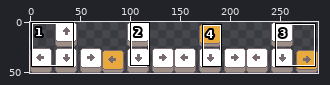
One commit to this sprite sheet: assets/spritesheets/keys1.gif. Above, an overview of the earlier version with the close-up marked.
Close-up. Before the edit:
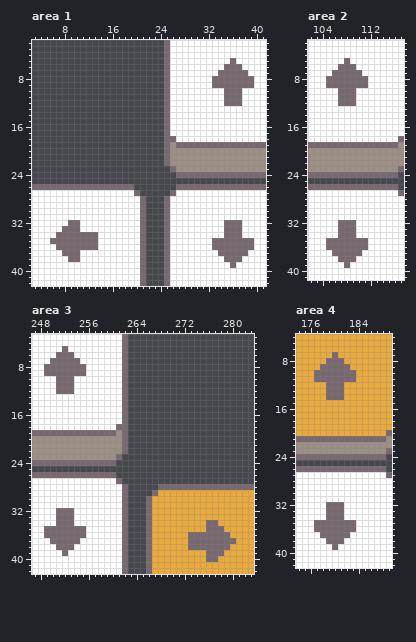
The file is 576x102 pixels, drawn in blocks of 2x2; one block is one cell here. Shown: area 1: x 3..41, y 2..42; area 2: x 102..117, y 2..41; area 3: x 247..283, y 3..42; area 4: x 174..189, y 4..42. The commit also changed other parts of the picture, which this record leaves out.
After the commit:
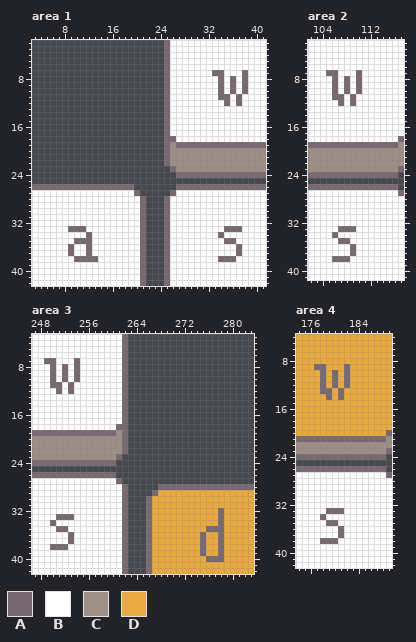
Palette (. is transparent): A #78686f  B #ffffff  C #9e8f86  D #e8aa3f
Diff:
Changed rows in their new state; - is an unchanged pixel.
Area 1:
first column x 33:
 5 ---B---
 6 --BBB--
 7 A-BBB--
 8 B-B-B-B
 9 B-B-B-B
10 -AB-BA-
11 -A-B---
12 ---B---
first column x 6:
32 ---BB------------------------BBB--
33 --B--A----------------------------
34 -BBBBB-B--------------------ABBB--
35 BBBB---B-------------------BB--BBB
36 -BB-BB-B-------------------BBBB-BB
37 --B-B-A---------------------BBB-B-
38 ---B-AAA--------------------A--B--
39 ------------------------------B---
Area 2:
first column x 105:
 5 ---B---
 6 --BBB--
 7 A-BBB--
 8 B-B-B-B
 9 B-B-B-B
10 -AB-BA-
11 -A-B---
12 ---B---
first column x 105:
32 --BBB--
34 -ABBB--
35 BB--BBB
36 BBBB-BB
37 -BBB-B-
38 -A--B--
39 ---B---
Area 3:
first column x 249:
 5 ---B---
 6 --BBB--
 7 A-BBB--
 8 B-B-B-B
 9 B-B-B-B
10 -AB-BA-
11 -A-B---
12 ---B---
first column x 249:
32 --BBB------------------------A--
33 -----------------------------A--
34 -ABBB----------------------DDA--
35 BB--BBB-------------------------
36 BBBB-BB-----------------DD-DD-D-
37 -BBB-B------------------DD-DD-DD
38 -A--B-------------------DD-DD-D-
39 ---B----------------------ADD---
40 -----------------------------A--
Area 4:
first column x 177:
 7 ---D---
 8 --DDD--
 9 A-DDD--
10 D-D-D-D
11 D-D-D-D
12 -AD-DA-
13 -A-D---
14 ---D---
first column x 177:
32 --BBB--
34 -ABBB--
35 BB--BBB
36 BBBB-BB
37 -BBB-B-
38 -A--B--
39 ---B---
